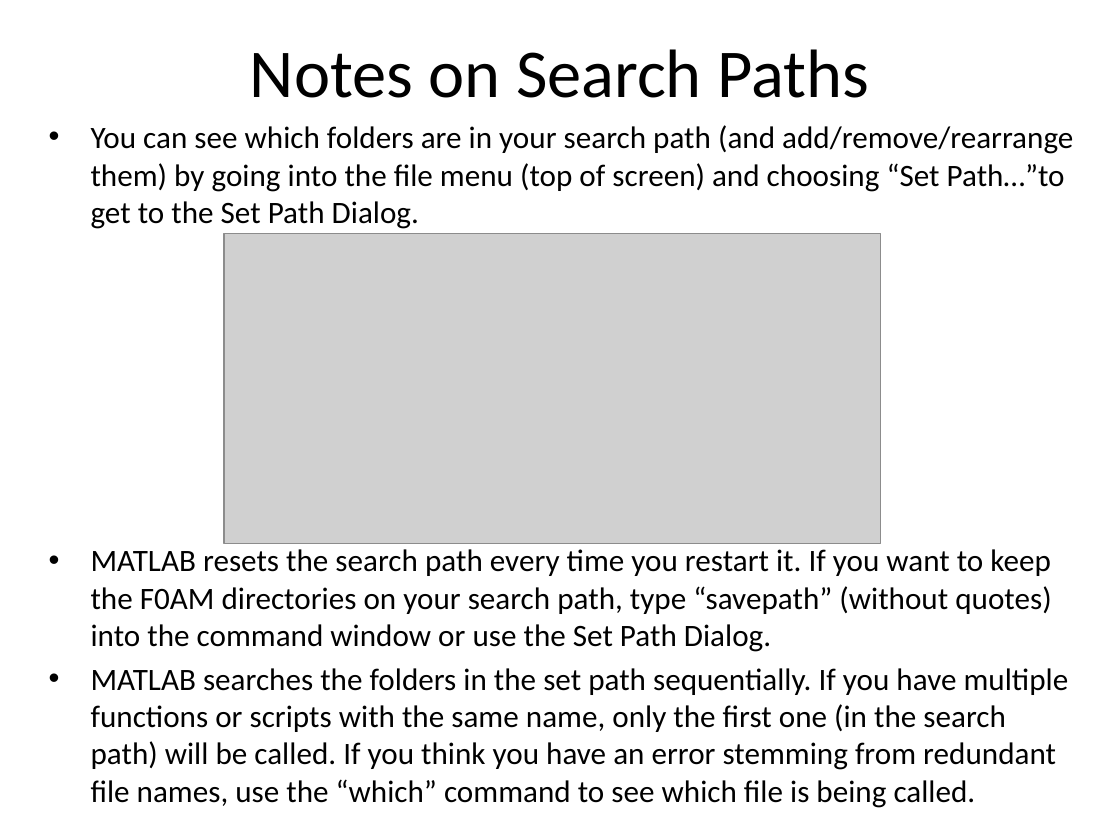
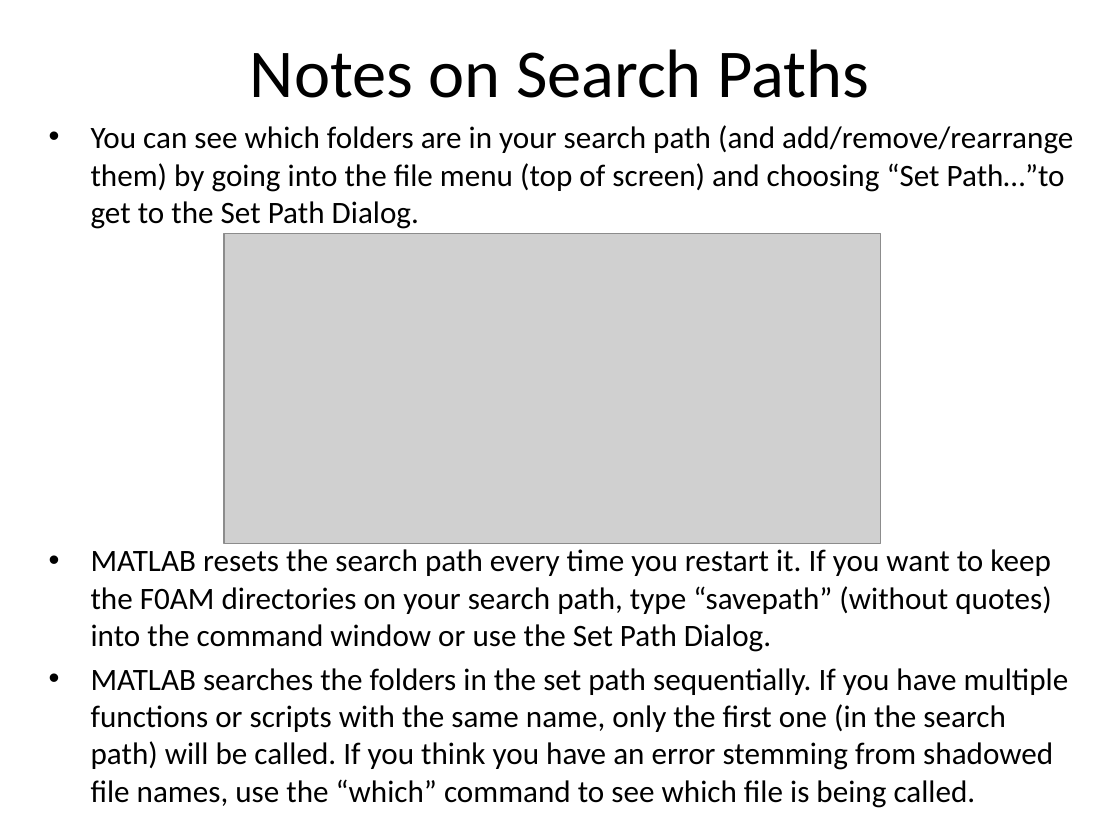
Before and after one commit to AirChem/F0AM, a slide deck: slide 6 of Docs/F0AM_GettingStarted.pptx. Drawn at 1120x840 pixels with LibreOffice and Linux fonts; fonts in the diff are those of the drawing; grey boxes stand for pictures. Boxes give left, top, right and bottom in pixels: in the first picture for what was removed or moved away, otherwise in the second. Text is boxed around its words. In the diff, an @@ line names an element or a change of style, - is before the commit and + after.

```diff
--- a/Docs/F0AM_GettingStarted.pptx
+++ b/Docs/F0AM_GettingStarted.pptx
@@ text at <box>91,668,1069,808</box>: text changed @@
-• MATLAB searches the folders in the set path sequentially. If you have multiple functions or scripts with the same name, only the first one (in the search path) will be called. If you think you have an error stemming from redundant file names, use the “which” command to see which file is being called.
+• MATLAB searches the folders in the set path sequentially. If you have multiple functions or scripts with the same name, only the first one (in the search path) will be called. If you think you have an error stemming from shadowed file names, use the “which” command to see which file is being called.
```
Also in this commit, not shown: 1 other slide changed, 35 other files.
